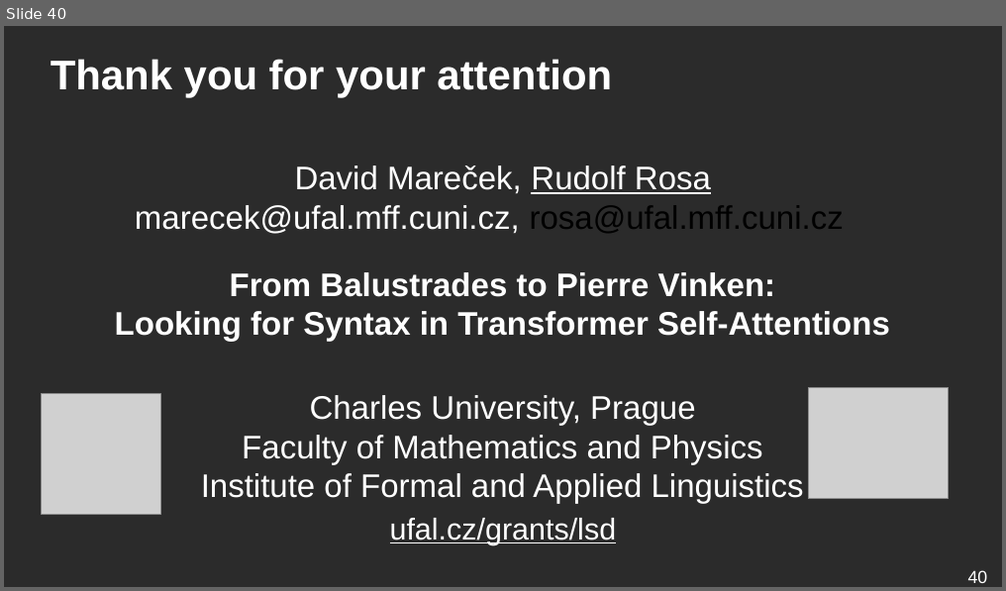
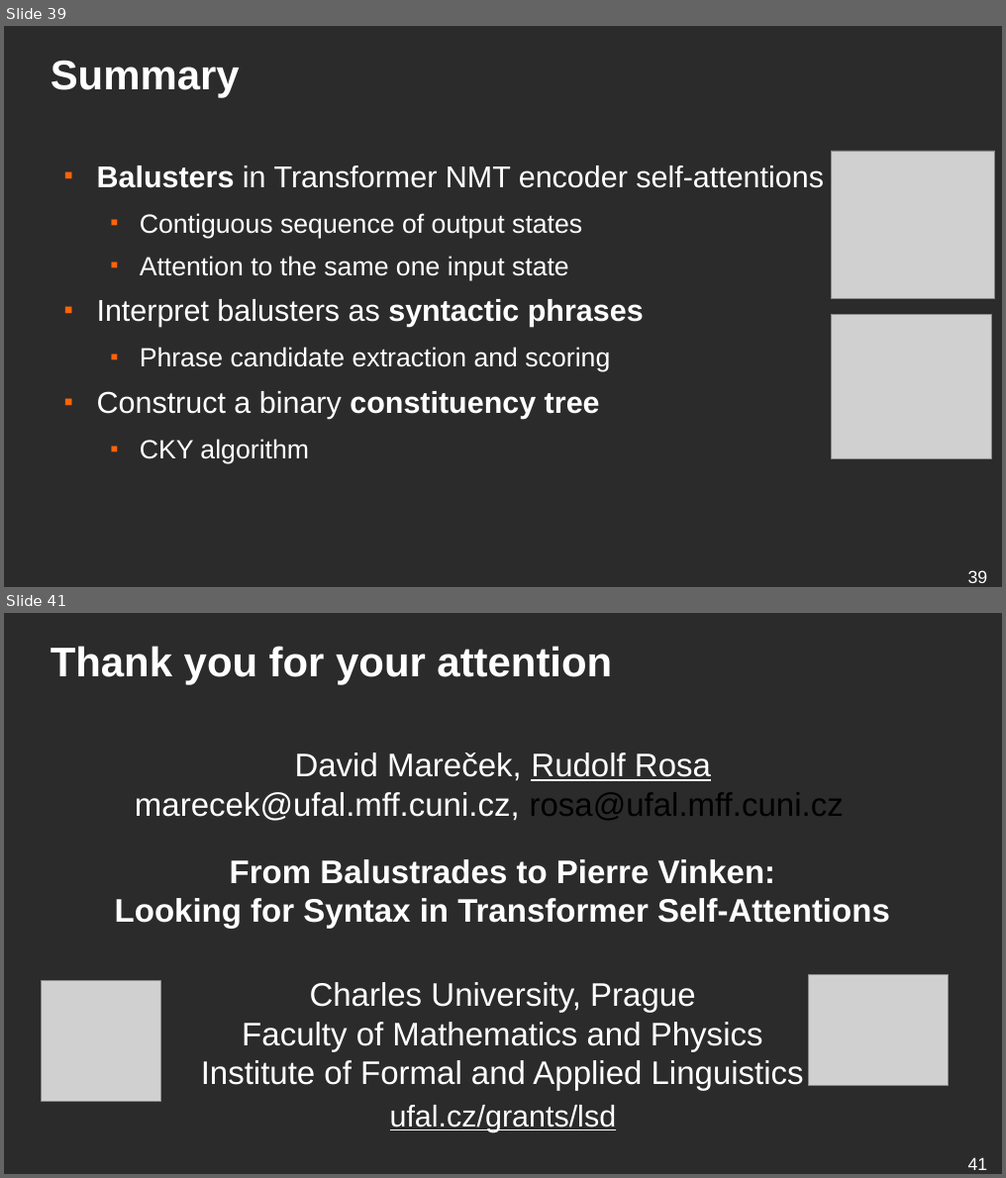
Before and after one commit to ufal/lsd, a slide deck: conferences/2019-blackbox-balustrades/presentation.odp. Shown one above the other, each under a label of ours: slide 40 before the commit, slides 39 and 41 after it; the slides between them are not shown. The pictures are 1006x591 and 1006x1178 pixels, drawn with LibreOffice and Linux fonts; fonts in the diff are those of the drawing; grey boxes stand for pictures; background and template pictures are left out; a plain dark background stands for a picture behind light text. Boxes give left, top, right and bottom in pixels: in the first picture for what was removed or moved away, otherwise in the second. Text is boxed around its words. In the diff, an @@ line names an element or a change of style, - is before the commit and + after.

```diff
--- a/conferences/2019-blackbox-balustrades/presentation.odp
+++ b/conferences/2019-blackbox-balustrades/presentation.odp
@@ slide 39 added at [4,26,1002,587], background picture (left out) @@
@@ title added at [51,60,240,97], 33 pt, text #FFFFFF, bold @@
+Summary
@@ text added at [97,166,824,465], 24 pt, text #FFFFFF @@
+■ Balusters in Transformer NMT encoder self-attentions
+  ■ Contiguous sequence of output states
+  ■ Attention to the same one input state
+■ Interpret balusters as syntactic phrases
+  ■ Phrase candidate extraction and scoring
+■ Construct a binary constituency tree
+  ■ CKY algorithm
@@ picture added at [831,151,995,299] @@
@@ picture added at [831,315,991,459] @@
@@ page number added at [968,570,988,583], 14 pt, text #FFFFFF @@
+39
@@ what was slide 40 is now slide 41 @@
@@ page number at [968,1157,988,1170]: text changed @@
-40
+41
```
Also in this commit, not shown: 4 other slides added, 4 slides removed, 1 other file.
